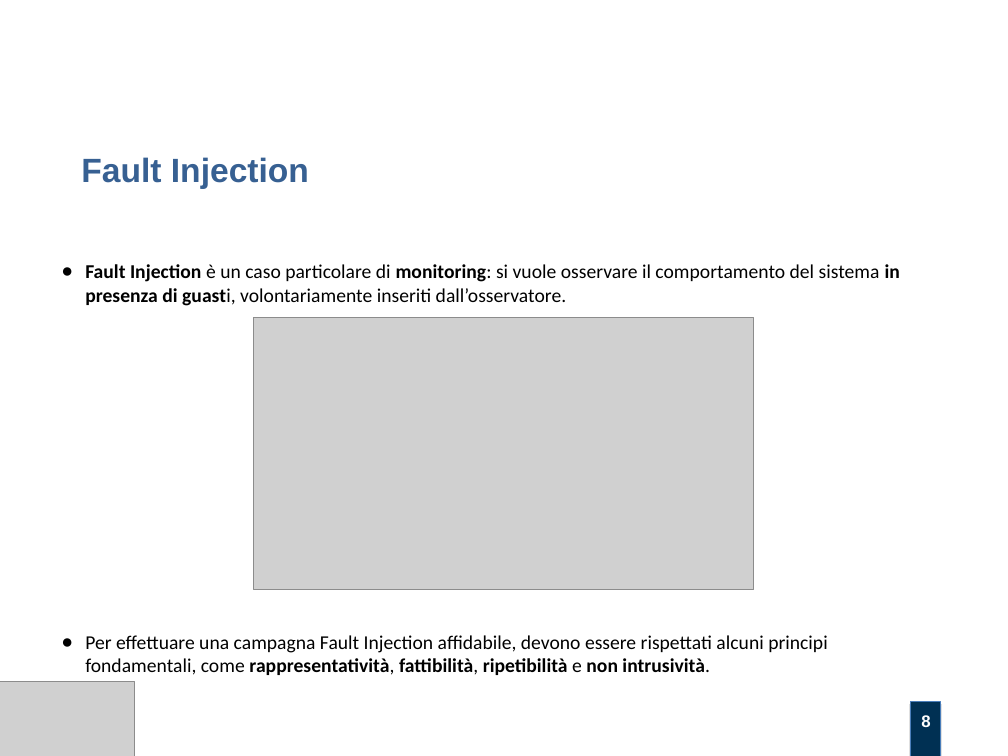
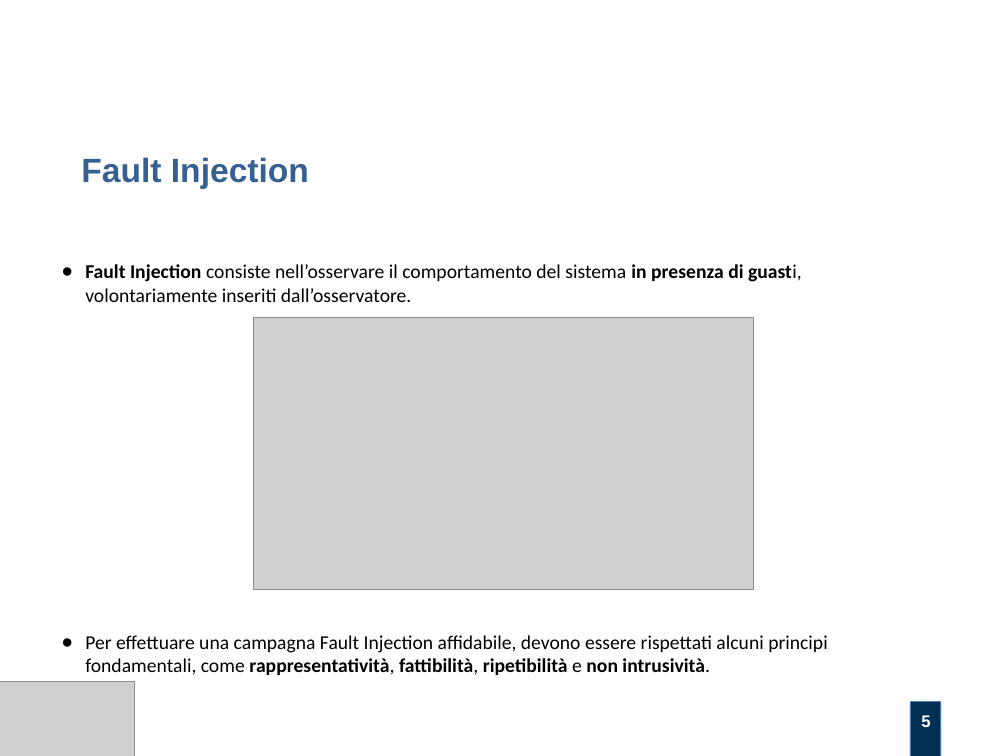
Before and after one commit to alexfoglia1/thesis, a slide deck: slide 5 of Slides/slides.odp (slide 8 before the commit). Drawn at 1008x756 pixels with LibreOffice and Linux fonts; fonts in the diff are those of the drawing; grey boxes stand for pictures; background and template pictures are left out. Boxes give left, top, right and bottom in pixels: in the first picture for what was removed or moved away, otherwise in the second. Text is boxed around its words. In the diff, an @@ line names an element or a change of style, - is before the commit and + after.

```diff
--- a/Slides/slides.odp
+++ b/Slides/slides.odp
@@ text at (x1=85, y1=264, x2=802, y2=302): text changed @@
-● Fault Injection è un caso particolare di monitoring: si vuole osservare il comportamento del sistema in presenza di guasti, volontariamente inseriti dall’osservatore.
+● Fault Injection consiste nell’osservare il comportamento del sistema in presenza di guasti, volontariamente inseriti dall’osservatore.
@@ page number at (x1=921, y1=715, x2=930, y2=727): text changed @@
-8
+5
```
Also in this commit, not shown: 7 other slides changed, 10 slides removed, 2 other files.
